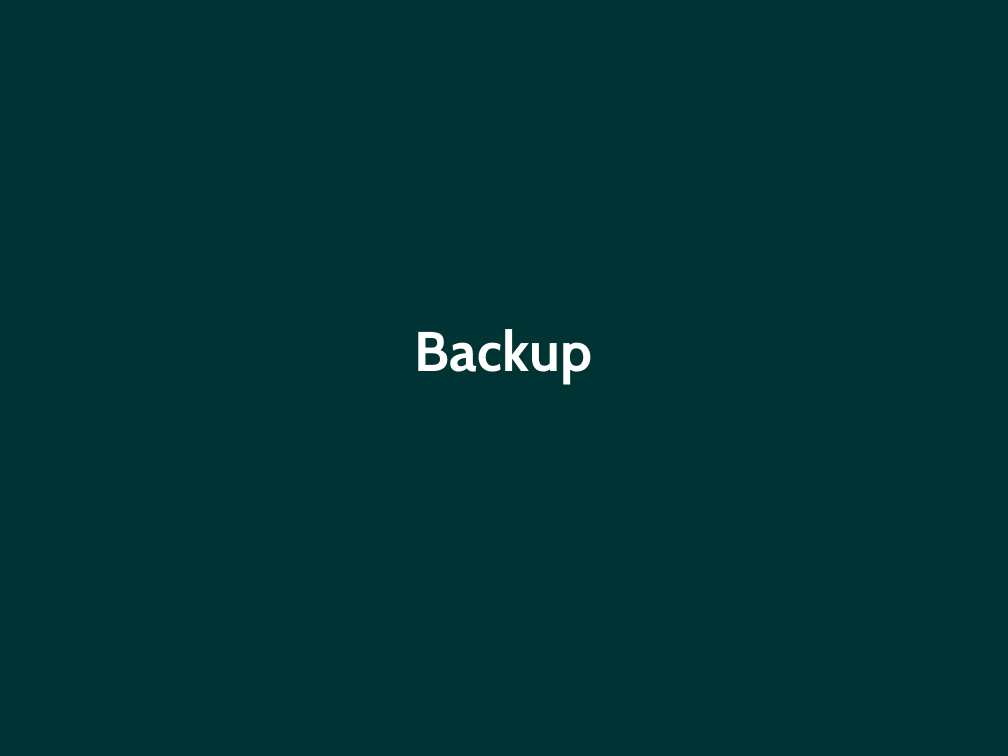
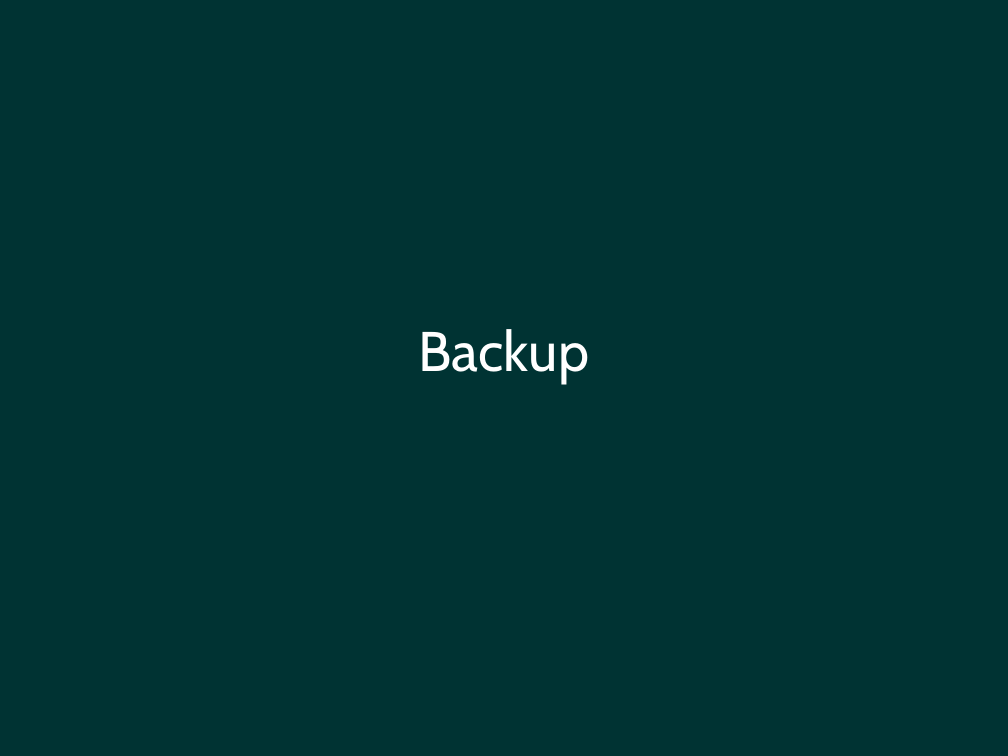
Before and after one commit to simonecid/MetropolisODP, a slide deck: slide 4 of Template.odp. Drawn at 1008x756 pixels with LibreOffice and Linux fonts; fonts in the diff are those of the drawing. Boxes give left, top, right and bottom in pixels: in the first picture for what was removed or moved away, otherwise in the second. Text is boxed around its words. In the diff, an @@ line names an element or a change of style, - is before the commit and + after.

```diff
--- a/Template.odp
+++ b/Template.odp
@@ title "Backup" at [418,329,589,383]: bold off @@
```
Also in this commit, not shown: 3 other slides changed, 2 other files.
